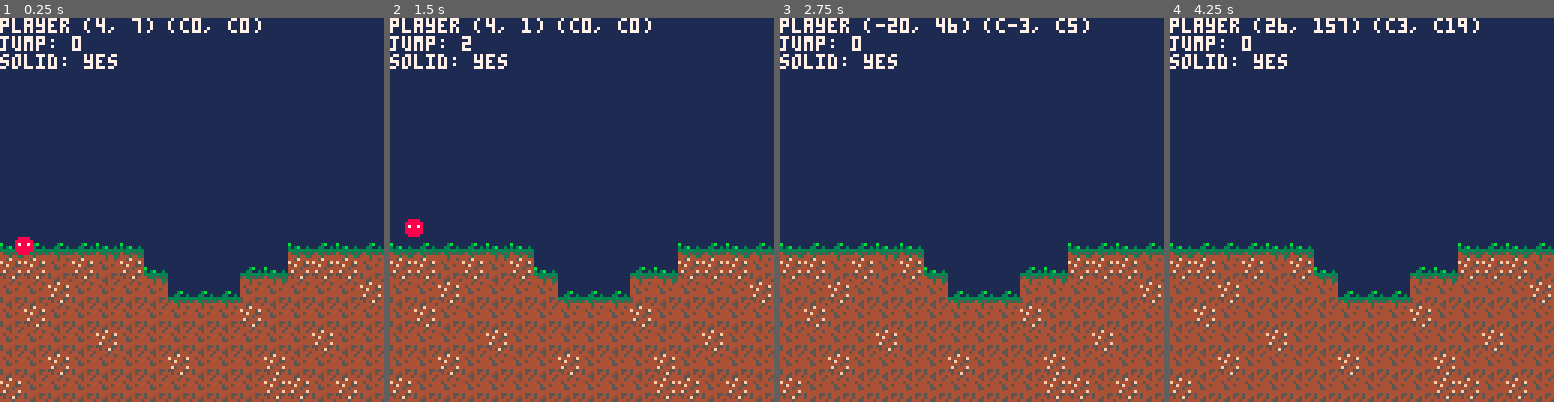
Above: before the commit, frames 1-4 (left to right).
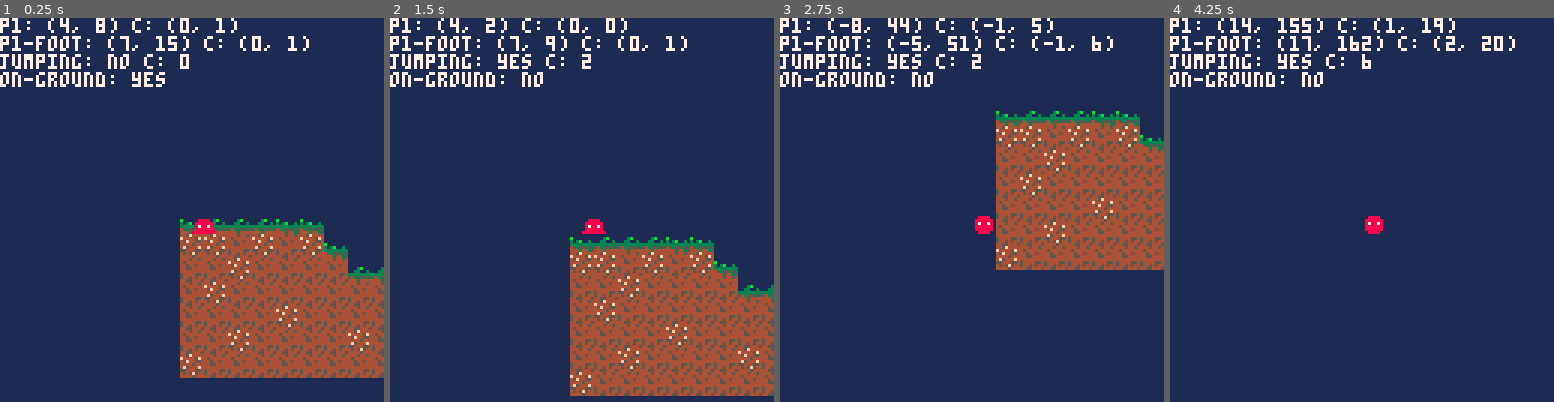
Above: after the commit, the same moments.

Repository: millwardesque/pico-8-demos
Game: PICO-8 cartridge carts/bouncer/bounce.p8
The game is run twice, just before and just after one commit, with the same random seed, the same clock (stepped at 60 frames per second) and the same inputs.
Inputs:
- Up to frame 1 (0.25 s): no input
- Up to frame 2 (1.5 s): tap O (Z key) at 0.33, 0.7, 1.43 s
- Up to frame 3 (2.75 s): hold Left 1.97-2.37 s; tap O (Z key) at 2.22 s
- Up to frame 4 (4.25 s): hold Right 2.87-3.53 s; tap O (Z key) at 3.1, 3.98 s; hold Right from 4.13 s (still down)

The runs differ from the first frame. In frame 1, 37% of the frame differs, in the area x 0-100%, y 0-100%; in frame 2, 35%; in frame 3, 56%; in frame 4, 41%.

Commit message:
Changed map-tile collision detection and added bouncing.

Diff:
--- a/carts/bouncer/bounce.p8
+++ b/carts/bouncer/bounce.p8
@@ -1,36 +1,116 @@
 pico-8 cartridge // http://www.pico-8.com
 version 8
 __lua__
---[[
-game camera
-]]
-game_camera = {
+
+world_config = {
+ cell_width = 8,
+ cell_height = 8,
+}
+
+--[[
+utility functions
+]]
+utils = {}
+
+--[[
+converts a world position to map cell coords
+]]
+utils.world_to_cell = function(world)
+ return vec2.new(flr(world.x / world_config.cell_width), flr(world.y / world_config.cell_height))
+end
+
+--[[
+converts a map cell coord to four world positions corresponding to its corners
+]]
+utils.cell_to_world = function(cell)
+ local top_left = vec2.new(cell.x * world_config.cell_width, cell.y * world_config.cell_height)
+ return utils.make_rect(top_left, world_config.cell_width - 1, world_config.cell_height - 1)
+end
+
+--[[
+makes a rect consisting of four corners in world-space given the top-left corner and a width / height
+]]
+utils.make_rect = function(top_left, width, height)
+ local r = {
+  top_left = top_left,
+  top_right = vec2.sum(top_left, vec2.new(width, 0)),
+  bottom_right = vec2.sum(top_left, vec2.new(width, height)),
+  bottom_left = vec2.sum(top_left, vec2.new(0, height)),
+ }
+ return r
+end
+
+--[[
+performs a shallow copy of a table
+]]
+utils.shallow_copy = function(obj)
+ local copy = {}
+ for key, value in pairs(obj) do
+  copy[key] = value
+ end
+ return copy
+end
+
+--[[
+2d vector class
+]]
+vec2 = {
  x = 0,
  y = 0,
 }
+function vec2:to_string()
+ return "("..self.x..", "..self.y..")"
+end
+function vec2:add(v)
+ self.x += v.x;
+ self.y += v.y;
+end
+function vec2:sub(v)
+ self.x -= v.x;
+ self.y -= v.y;
+end
+vec2.new = function(x, y)
+ local new_vector = utils.shallow_copy(vec2)
+ new_vector.x = x
+ new_vector.y = y
+ return new_vector
+end
+vec2.clone = function(v)
+ return vec2.new(v.x, v.y)
+end
+vec2.sum = function(v1, v2)
+ return vec2.new(v1.x + v2.x, v1.y + v2.y)
+end
+vec2.diff = function(v1, v2)
+ return vec2.new(v1.x - v2.x, v1.y - v2.y)
+end
+
+--[[
+game camera
+]]
+game_camera = {
+ position = vec2.new(0, 0),
+ tracking = null,
+ width = 128,
+ height = 128
+}
+function game_camera:on_update()
+ if self.tracking != null and self.tracking.position then
+  self.position = vec2.diff(self.tracking.position, vec2.new(flr(self.width / 2), flr(self.height / 2)))
+ end
+end
 function game_camera:on_draw()
- camera(self.x, self.y)
+ camera(self.position.x, self.position.y)
 end
 function game_camera:default()
  camera()
 end
 
 --[[
-utility functions
-]]
-utils = {}
-utils.world_to_cell = function(world)
- cell = {}
- cell.x = flr(world.x / 8);
- cell.y = flr(world.y / 8);
- return cell
-end
-
---[[
 physics subsystem
 ]]
 physics = {
- gravity = { x = 0, y = 3, },
+ gravity = vec2.new(0, 3),
 }
 
 --[[
@@ -50,28 +130,26 @@
  --[[
  true if the world position is solid
  ]]
- is_solid_position = function(position)
+ collide_with_world = function(position)
   local cell_coords = utils.world_to_cell(position)
-  return collision.is_solid_cell(cell_coords)
+  local col_info = {
+   did_collide = collision.is_solid_cell(cell_coords),
+   cell = cell_coords
+  }
+  return col_info
  end,
 
  --[[
  true if a box intersects a solid map tile
  ]]
  intersects_solid = function(top_left, width, height)
-  local top_right = { x = top_left.x + width, y = top_left.y }
-  local bottom_left = { x = top_left.x, y = top_left.y + height }
-  local bottom_right = { x = top_left.x + width, y = top_left.y + height}
+  local box = utils.make_rect(top_left, width, height)
   local intersection = {
-   top_left = collision.is_solid_position(top_left),
-   top_right = collision.is_solid_position(top_right),
-   bottom_left = collision.is_solid_position(bottom_left),
-   bottom_right = collision.is_solid_position(bottom_right),
+   top_left = collision.collide_with_world(box.top_left),
+   top_right = collision.collide_with_world(box.top_right),
+   bottom_left = collision.collide_with_world(box.bottom_left),
+   bottom_right = collision.collide_with_world(box.bottom_right),
   }
-  intersection.top = intersection.top_left and intersection.top_right
-  intersection.right = intersection.top_right and intersection.bottom_right
-  intersection.bottom = intersection.bottom_left or intersection.bottom_right
-  intersection.left = intersection.top_left and intersection.bottom_left
   return intersection
  end,
 }
@@ -86,32 +164,65 @@
 
 -- player definition
 player = {
- x = 0,
- y = 0,
+ position = vec2.new(0, 0),
  width = 8,
  height =8,
  sprite = 0,
- speed = 2,
+ speed = 1,
  jump = 6,
  jump_counter = 0,
  jump_max_length = 6,
- moving = false,
+ is_jumping = false,
+ state = "idle",
  animations = {
   current_index = 0,
   current_animation = 'idle',
-  move = {0, 1, 2, 1},
-  idle = {0, 0, 0, 0, 5, 5, 5, 5},
- }
+  idle = {0, 0, 0, 0, 5, 5, 5, 5, },
+  walk = {0, 1, 2, 1, },
+  jump = {0, 4, 3, 3, },
+ },
 }
+function player:set_state(state)
+ if state == "idle" then
+  actor_set_animation(self, 'idle')
+  is_jumping = false
+  jump_counter = 0
+ elseif state == "walking" then
+  actor_set_animation(self, 'walk')
+  is_jumping = false
+  jump_counter = 0
+ end
+end
+
+function player:foot()
+ return vec2.sum(self.position, vec2.new(flr((self.width - 1) / 2), self.height - 1))
+end
+
+function player:head()
+ return vec2.sum(self.position, vec2.new(flr((self.width - 1) / 2), 0))
+end
+
+function player:left_hand()
+ return vec2.sum(self.position, vec2.new(0, flr((self.height - 1) / 2)))
+end
+
+function player:right_hand()
+ return vec2.sum(self.position, vec2.new(self.width - 1, flr((self.height - 1) / 2)))
+end
+
+function player:is_on_ground()
+ local pos_under_foot = vec2.sum(self:foot(), vec2.new(0, 1))
+  return collision.collide_with_world(pos_under_foot).did_collide
+end
 
 --[[
  pico-8 init
 ]]
 function _init()
- game_camera.y = -64
- player.x = 4
- player.y = -2
- actor_set_animation(player, 'idle')
+ game_camera.position.y = -64
+ game_camera.tracking = player
+ player.position = vec2.new(4, 0)
+ player:set_state('idle')
 end
 
 --[[
@@ -122,48 +233,74 @@
 
  -- user input.
  -- player controls
- local is_moving = false
- local new_position = { x = player.x, y = player.y }
+ local new_position = vec2.clone(player.position)
  if btn(0) then
-  is_moving = true
   new_position.x -= player.speed
  elseif btn(1) then
-  is_moving = true
   new_position.x += player.speed
  end
 
+ local jump_request = false
  if btn(4) then
-  if player.jump_counter < player.jump_max_length then
+  jump_request = true
+ end
+
+ if player.is_jumping and player:is_on_ground() then
+  player.is_jumping = false
+  player.jump_counter = 0
+ elseif jump_request then
+  if player:is_on_ground() then
+   player.is_jumping = true
+   actor_set_animation(player, 'jump')
+
+   new_position.y -= player.jump
+   player.jump_counter += 1
+  elseif player.is_jumping and player.jump_counter < player.jump_max_length then
    new_position.y -= player.jump
    player.jump_counter += 1
   end
- else
-  player.jump_counter = 0
- end
-
- new_position.x += physics.gravity.x
- new_position.y += physics.gravity.y
+ end
+
+ new_position:add(physics.gravity)
 
  -- update the player position
- local tile_intersection = collision.intersects_solid(new_position, player.width, player.height)
- if (not tile_intersection.left and new_position.x < player.x) or (not tile_intersection.right and new_position.x > player.x) then
-  player.x = new_position.x
- else
-  is_moving = false
- end
-
- if (not tile_intersection.top and new_position.y < player.y) or (not tile_intersection.bottom and new_position.y > player.y) then
-  player.y = new_position.y
- end
-
- if is_moving then
-  actor_update_move(player)
- else
-  actor_update_idle(player)
+ player.position = new_position
+
+ -- adjust the player position based on collisions
+ local ground_col = collision.collide_with_world(player:foot())
+ if ground_col.did_collide then
+  player.position.y = utils.cell_to_world(ground_col.cell).top_left.y - player.height;
+ end
+
+ local ceil_col = collision.collide_with_world(player:head())
+ if ceil_col.did_collide then
+  player.position.y = utils.cell_to_world(ceil_col.cell).bottom_left.y + 1; -- add one to move to the next cell
+ end
+
+ local left_col = collision.collide_with_world(player:left_hand())
+ if left_col.did_collide then
+  player.position.x = utils.cell_to_world(left_col.cell).top_right.x + 1; -- add one to move to the next cell
+ end
+
+ local right_col = collision.collide_with_world(player:right_hand())
+ if right_col.did_collide then
+  player.position.x = utils.cell_to_world(right_col.cell).top_left.x - player.width;
+ end
+
+ if player.state == "walking" then
+  if not player.is_jumping and new_position.x == 0 and new_position.y == 0 then
+   player:set_state('idle')
+  end
+ elseif player.state == "idle" then
+  if not player.is_jumping and (new_position.x != 0 or new_position.y != 0) then
+   player:set_state('walking')
+  end
  end
 
  -- update the player animation.
  actor_next_animation_cell(player)
+
+ game_camera:on_update()
 end
 
 --[[
@@ -175,7 +312,7 @@
  game_camera:on_draw()
 
  mapdraw(0, 0, 0, 0, 16, 8)
- spr(player.sprite, player.x, player.y)
+ spr(player.sprite, player.position.x, player.position.y)
 
  game_camera:default()
  print_debug()
@@ -198,26 +335,6 @@
 end
 
 --[[
- update routine for actors in a 'move' state
-]]
-function actor_update_move(actor)
-	if actor.moving == false then
-  actor_set_animation(actor, 'move');
-	end
-	actor.moving = true
-end
-
---[[
- update routine for actors in an 'idle' state
-]]
-function actor_update_idle(actor)
-	if actor.moving == true then
-		actor_set_animation(actor, 'idle');
-	end
-	actor.moving = false
-end
-
---[[
  true if the current frame is one on which we can update the animation frame.
 ]]
 function can_change_animation_frame()
@@ -242,25 +359,30 @@
  actor.animations.current_index = 1
 end
 
-function actor_is_moving(actor)
- return actor.moving
-end
-
 function print_debug()
  color(7)
- local player_cell = utils.world_to_cell(player)
- local player_position = "player ("..player.x..", "..player.y..") (c"..player_cell.x..", c"..player_cell.y..")"
- print(player_position)
-
- print("jump: "..player.jump_counter)
-
- local is_solid = ""
- if collision.intersects_solid(player, player.width, player.height) then
-  is_solid = "yes"
- else
-  is_solid = "no"
- end
- print("solid: "..is_solid)
+ print("p1: "..world_coord_summary(player.position))
+ print("p1-foot: "..world_coord_summary(player:foot()))
+
+ local is_jumping = "no"
+ if player.is_jumping then
+  is_jumping = "yes"
+ end
+ print("jumping: "..is_jumping.." c: "..player.jump_counter)
+
+ local is_on_ground = "no"
+ if player:is_on_ground() then
+  is_on_ground = "yes"
+ end
+ print("on-ground: "..is_on_ground)
+end
+
+--[[
+summarizes a world position and cell coords
+]]
+function world_coord_summary(world_coord)
+ local cell = utils.world_to_cell(world_coord)
+ return world_coord:to_string().." c: "..cell:to_string()
 end
 
 __gfx__
